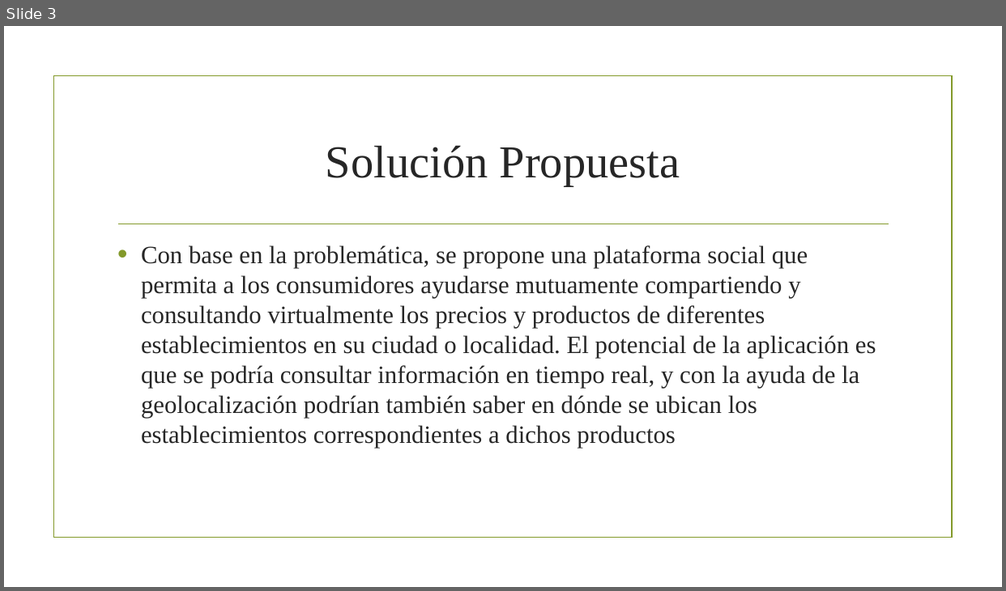
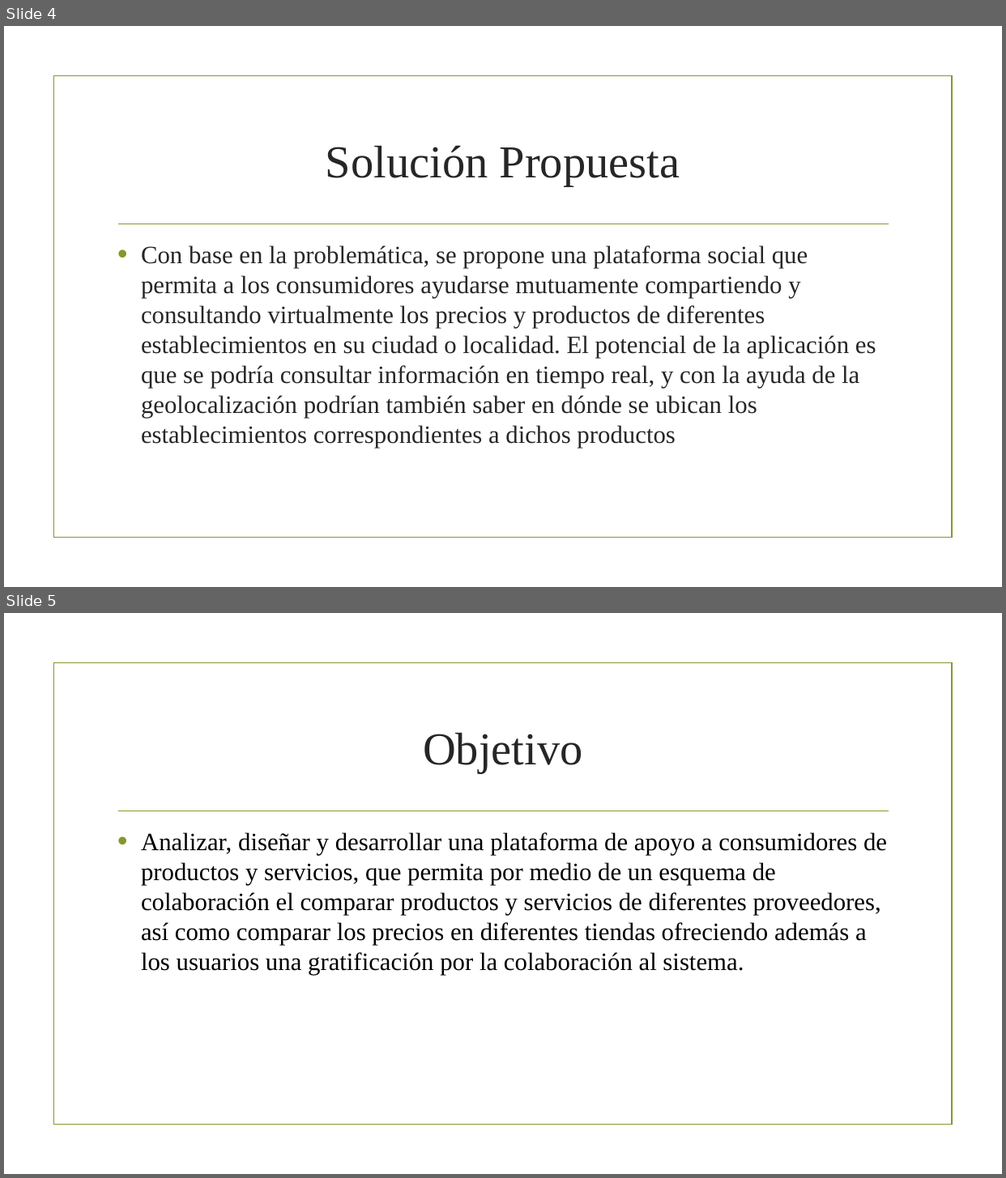
Before and after one commit to luudz/TT_2015_A018, a slide deck: 1erSeminario.pptx. Shown one above the other, each under a label of ours: slide 3 before the commit, slides 4 and 5 after it. The pictures are 1006x591 and 1006x1178 pixels, drawn with LibreOffice and Linux fonts; fonts in the diff are those of the drawing; background and template pictures are left out. Boxes give left, top, right and bottom in pixels: in the first picture for what was removed or moved away, otherwise in the second. Text is boxed around its words. In the diff, an @@ line names an element or a change of style, - is before the commit and + after.

```diff
--- a/1erSeminario.pptx
+++ b/1erSeminario.pptx
@@ slide 5 added at [4,613,1002,1174], background picture (left out); not listed: 2 template elements that a slide beside it also shows @@
@@ title added at [423,733,582,773], 44 pt, text #262626 @@
+Objetivo
@@ text added at [141,833,887,975], 24 pt, text #000000 @@
+• Analizar, diseñar y desarrollar una plataforma de apoyo a consumidores de productos y servicios, que permita por medio de un esquema de colaboración el comparar productos y servicios de diferentes proveedores, así como comparar los precios en diferentes tiendas ofreciendo además a los usuarios una gratificación por la colaboración al sistema.
@@ what was slide 3 is now slide 4 @@
```
Also in this commit, not shown: 2 other slides added, 1 slide removed, 1 other file.
